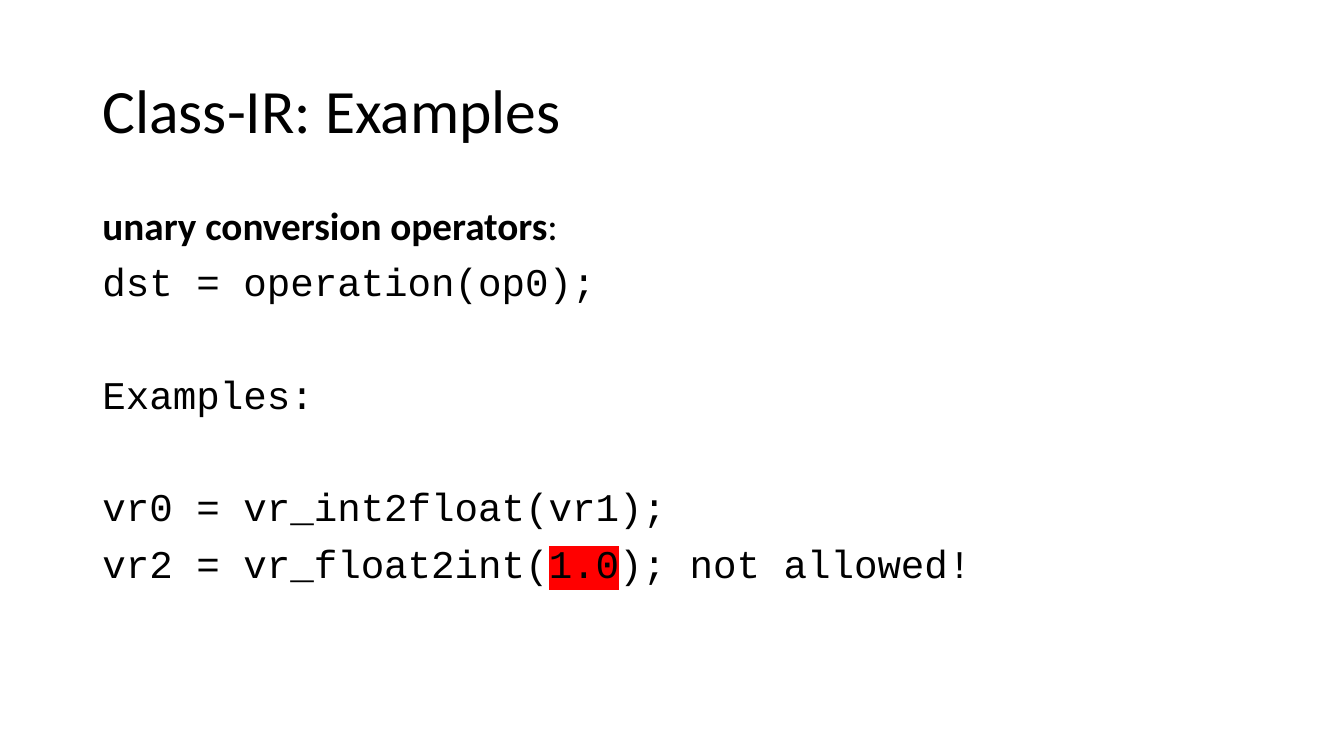
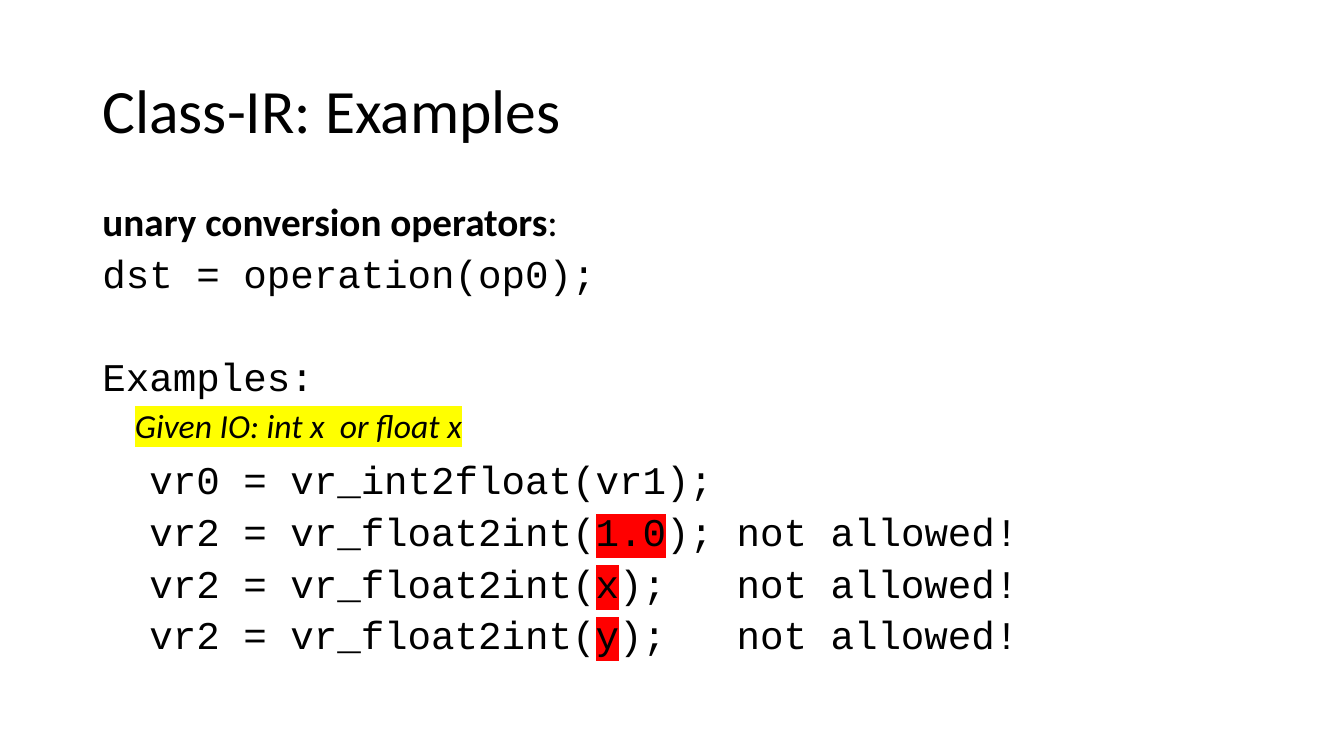
Before and after one commit to siero/CSE110A-W26, a slide deck: slide 28 of PDFS/C110-M3-04-FUNCTIONS-IR-SCOPE.pptx (slide 30 before the commit). Drawn at 1344x756 pixels with LibreOffice and Linux fonts; fonts in the diff are those of the drawing. Boxes give left, top, right and bottom in pixels: in the first picture for what was removed or moved away, otherwise in the second. Text is boxed around its words. In the diff, an @@ line names an element or a change of style, - is before the commit and + after.

```diff
--- a/PDFS/C110-M3-04-FUNCTIONS-IR-SCOPE.pptx
+++ b/PDFS/C110-M3-04-FUNCTIONS-IR-SCOPE.pptx
@@ text at bbox=[102, 208, 1019, 557]: line spacing 0.9 to 0.8 @@
@@ text added at bbox=[135, 415, 462, 442], 24 pt, text #000000, italic @@
+Given IO: int x or float x
@@ text at bbox=[149, 569, 1019, 660]: paragraphs added @@
+vr2 = vr_float2int(x); not allowed!
+vr2 = vr_float2int(y); not allowed!
```
Also in this commit, not shown: 51 other slides changed, 4 slides added, 4 slides removed, 1 other file.
